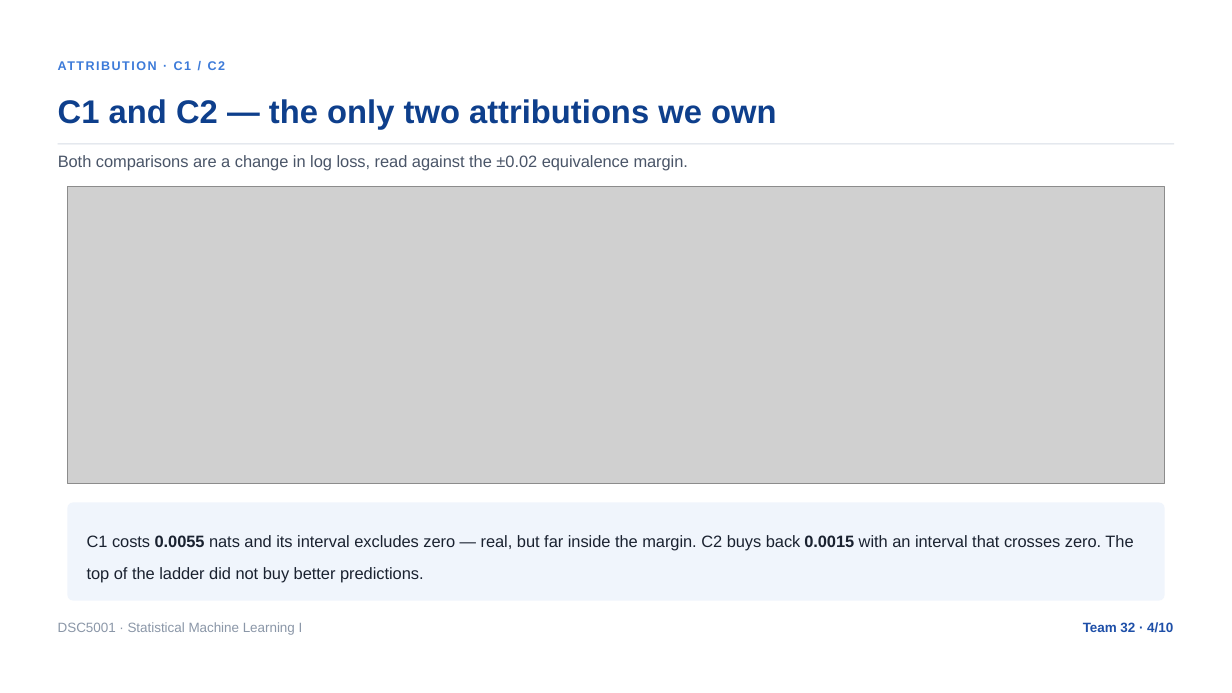
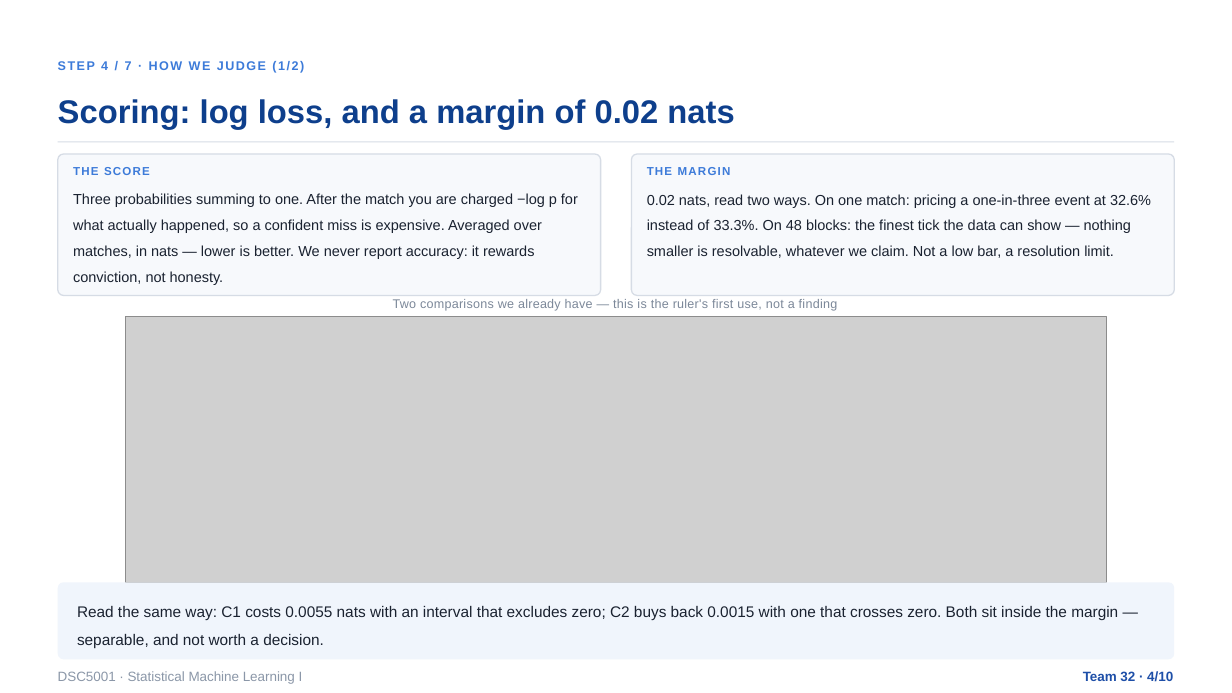
Before and after one commit to XHH-Coco/Football-Calibration, a slide deck: slide 4 of products/slides/Market-Audit/Market-Audit.pptx. Drawn at 1232x693 pixels with LibreOffice and Linux fonts; fonts in the diff are those of the drawing; grey boxes stand for pictures. Boxes give left, top, right and bottom in pixels: in the first picture for what was removed or moved away, otherwise in the second. Text is boxed around its words. In the diff, an @@ line names an element or a change of style, - is before the commit and + after.

```diff
--- a/products/slides/Market-Audit/Market-Audit.pptx
+++ b/products/slides/Market-Audit/Market-Audit.pptx
@@ text at <box>58,61,304,73</box>: text changed @@
-ATTRIBUTION · C1 / C2
+STEP 4 / 7 · HOW WE JUDGE (1/2)
@@ text at <box>58,99,734,130</box>: text changed @@
-C1 and C2 — the only two attributions we own
+Scoring: log loss, and a margin of 0.02 nats
@@ rounded rectangle added at <box>57,154,601,296</box>, fill #F7F9FC, outline #D6DCE5 1 pt @@
@@ text removed at <box>58,155,688,171</box> @@
-Both comparisons are a change in log loss, read against the ±0.02 equivalence margin.
@@ text added at <box>73,164,585,178</box>, 9 pt, text #3D7BD9, bold @@
+THE SCORE
@@ rounded rectangle added at <box>631,154,1175,296</box>, fill #F7F9FC, outline #D6DCE5 1 pt @@
@@ text added at <box>647,164,1159,178</box>, 9 pt, text #3D7BD9, bold @@
+THE MARGIN
@@ text added at <box>73,193,578,285</box>, 11.2 pt, text #1A2230 @@
+Three probabilities summing to one. After the match you are charged −log p for what actually happened, so a confident miss is expensive. Averaged over matches, in nats — lower is better. We never report accuracy: it rewards conviction, not honesty.
@@ text added at <box>647,194,1151,258</box>, 11.2 pt, text #1A2230 @@
+0.02 nats, read two ways. On one match: pricing a one-in-three event at 32.6% instead of 33.3%. On 48 blocks: the finest tick the data can show — nothing smaller is resolvable, whatever we claim. Not a low bar, a resolution limit.
@@ text added at <box>393,299,838,311</box>, 9.8 pt, text #7C8899 @@
+Two comparisons we already have — this is the ruler's first use, not a finding
@@ picture: place and size @@
-picture at <box>67,187,1165,483</box>
+picture at <box>125,317,1106,583</box>
@@ rounded rectangle: place and size @@
-rounded rectangle at <box>67,503,1165,601</box>
+rounded rectangle at <box>57,582,1174,659</box>
@@ rounded rectangle at <box>57,582,1174,659</box>: proportions changed @@
@@ text at <box>77,606,1118,648</box>: text changed; size 12.8 to 12 pt @@
-C1 costs 0.0055 nats and its interval excludes zero — real, but far inside the margin. C2 buys back 0.0015 with an interval that crosses zero. The top of the ladder did not buy better predictions.
+Read the same way: C1 costs 0.0055 nats with an interval that excludes zero; C2 buys back 0.0015 with one that crosses zero. Both sit inside the margin — separable, and not worth a decision.
@@ text "DSC5001 · Statistical Machine Learning ...": place and size @@
-text "DSC5001 · Statistical Machine Learning ..." at <box>58,622,303,635</box>
+text "DSC5001 · Statistical Machine Learning ..." at <box>58,671,303,684</box>
@@ text "Team 32 · 4/10": place and size @@
-text "Team 32 · 4/10" at <box>1083,622,1173,633</box>
+text "Team 32 · 4/10" at <box>1083,671,1173,682</box>
```
Also in this commit, not shown: 7 other slides changed, 1 slide added, 1 slide removed, 48 other files.
